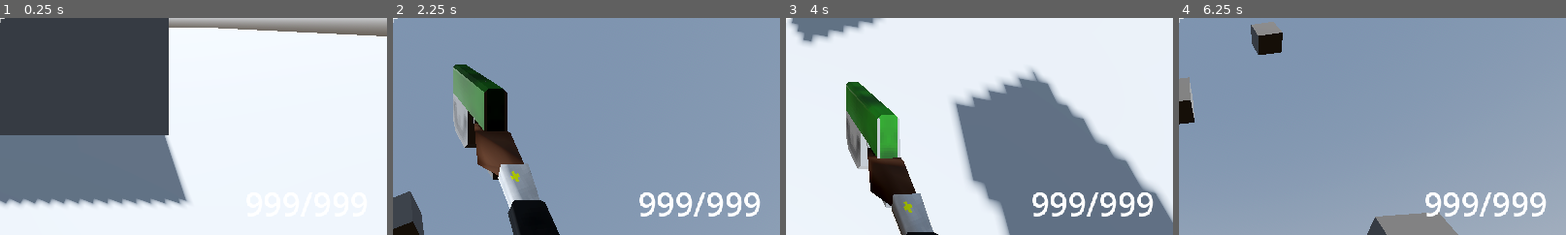
Above: before the commit, frames 1-4 (left to right).
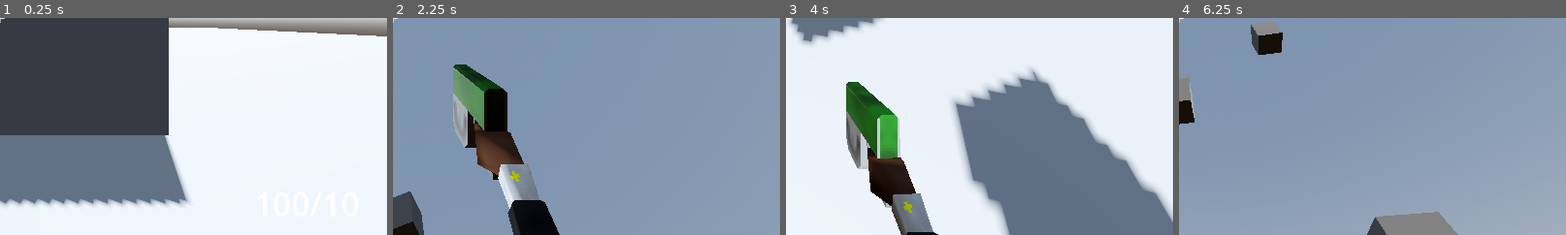
Above: after the commit, the same moments.

Repository: TheoLomeuBraga/kill-the-tower-boss
Game: Godot game, scene res://player/test_level.tscn
The game is run twice, just before and just after one commit, with the same random seed, the same clock (stepped at 60 frames per second) and the same inputs. The project has no main scene, so this scene is started directly.
Inputs (mouse positions are % of the whole screen's width and height, from its top left):
- Up to frame 1 (0.25 s): no input
- Up to frame 2 (2.25 s): move the mouse to (72, 45) at 0.52 s; press the mouse at (72, 45) at 0.53 s; hold D (right) 0.53-1.28 s; tap Space (jump) at 0.77, 1.52 s; tap 1 (wepon_1) at 0.8, 1.35 s; move the mouse to (30, 55) at 1.27 s; release the mouse at (30, 55) at 1.28 s; hold S (back) 1.28-2.03 s; tap 2 (wepon_2) at 1.55, 2.1 s; move the mouse to (60, 28) at 2.02 s; hold D (right) from 2.03 s (still down)
- Up to frame 3 (4 s): tap 3 (wepon_3) at 2.3, 2.85 s; move the mouse to (45, 70) at 2.77 s; tap Space (jump) at 3.02, 3.77 s; tap 4 (wepon_4) at 3.05, 3.6 s; move the mouse to (80, 65) at 3.52 s; release D (right) at 3.53 s; hold A (left) from 3.53 s (still down); tap 5 (wepon_5) at 3.8 s
- Up to frame 4 (6.25 s): tap R (reload) at 4.15 s; move the mouse to (20, 35) at 4.27 s; tap 5 (wepon_5) at 4.35 s; tap Space (jump) at 4.52, 6.02 s; click (20, 35) at 4.55 s; move the mouse to (55, 50) at 5.02 s; release A (left) at 5.03 s; hold S (back) 5.03-5.78 s; tap W (foward) at 5.1 s; tap 1 (wepon_1) at 5.3 s; move the mouse to (35, 25) at 5.77 s; hold D (right) from 5.78 s (still down); tap Down (look_down) at 5.85 s; tap 2 (wepon_2) at 6.05 s
The pictures show only the part of the screen within x 50-100%, y 50-100%; the shares and areas given below are measured in that part.

The runs differ from the first frame. In frame 2, 1.7% of the frame differs, in the area x 63-95%, y 80-92%; in frame 3, 1.7%; in frame 4, 1.6%.

Commit message:
add reload

Diff:
--- a/player/gun_control.gd
+++ b/player/gun_control.gd
@@ -7,10 +7,12 @@
 @export var camera : Camera3D
 
 @export var inventory : Array[GunInfo]
-var current_wepon_id : int = 0
+var current_wepon_id : int = -1
 var current_wepon : GunInfo
 
 @export var target_raycast : RayCast3D
+
+@export var ammon_display : Label
 
 const max_ammon : Dictionary[GlobalEnums.AmmonType,int] = {
 	GlobalEnums.AmmonType.PISTOL: 100,
@@ -21,6 +23,7 @@
 }
 
 var ammon_inventory : Dictionary[GlobalEnums.AmmonType,int] = {
+	GlobalEnums.AmmonType.ANY: 0,
 	GlobalEnums.AmmonType.PISTOL: 100,
 	GlobalEnums.AmmonType.RIFLE: 20,
 	GlobalEnums.AmmonType.SHOTGUN: 50,
@@ -41,25 +44,38 @@
 
 var time_last_shot : float = 0.0
 
+var is_reloading : bool = false
+var is_reloading_timer : Timer
 func set_gun(no : int) -> void:
 
+	if not no >= 0 or not no < inventory.size() or no == current_wepon_id:
+		return
+
+	is_reloading = false
+	is_reloading_timer.stop()
+
+	current_wepon_id = min(no,inventory.size() -1)
 	current_wepon = inventory[current_wepon_id]
 
-	if current_wepon_id == min(no,inventory.size() -1):
-		return
+	player_model.visible = false
 
-	player_model.visible = false
 	await get_tree().process_frame
+
 	player_model.visible = true
 
-	current_wepon_id = min(no,inventory.size() -1)
-	player_model.set_gun(inventory[current_wepon_id].name)
+	player_model.set_gun(current_wepon.name)
 
 	time_last_shot = 0.0
 
 
 
 func _ready() -> void:
+
+	is_reloading_timer = Timer.new()
+	add_child(is_reloading_timer)
+	is_reloading_timer.timeout.connect(reload_ammon)
+	is_reloading_timer.one_shot = true
+
 	set_gun(0)
 
 func shot() -> void:
@@ -101,7 +117,17 @@
 
 	camera_rots_last_frame = Vector3(camera.rotation.x,body.rotation.y,0.0)
 
-var is_reloading : float = 0.0
+
+func reload_ammon() -> void:
+	var ammon_missing : int = current_wepon.ammon_capacity - get_ammon_on_mag(current_wepon)
+
+	set_ammon_on_mag(current_wepon,current_wepon.ammon_capacity)
+	is_reloading = false
+
+func reload() -> void:
+	player_model.reload()
+	is_reloading = true
+	is_reloading_timer.start(current_wepon.reload_time)
 
 func _process(delta: float) -> void:
 	if Input.is_action_just_pressed("wepon_1"):
@@ -115,23 +141,38 @@
 	elif Input.is_action_just_pressed("wepon_5"):
 		set_gun(4)
 
-	var can_shot : bool = false
-	if inventory[current_wepon_id].is_automatic:
-		can_shot = Input.is_action_pressed("shot")
+	if current_wepon == null:
+		return
+
+	var input_shot : bool = false
+	if current_wepon.is_automatic:
+		input_shot = Input.is_action_pressed("shot")
 	else:
-		can_shot = Input.is_action_just_pressed("shot")
+		input_shot = Input.is_action_just_pressed("shot")
 
 	time_last_shot -= delta
-	if can_shot and player_model.gun != null and time_last_shot < 0.0 and is_reloading <= 0.0:
-		time_last_shot = inventory[current_wepon_id].fire_rate
+
+	var can_shot : bool = player_model.gun != null and time_last_shot < 0.0 and not is_reloading
+	var has_ammon : bool = get_ammon_on_mag(current_wepon) >= current_wepon.ammon_consumption
+
+	if input_shot and can_shot and has_ammon:
+		time_last_shot = current_wepon.fire_rate
+		if current_wepon.ammon_type != GlobalEnums.AmmonType.ANY:
+			set_ammon_on_mag(current_wepon,get_ammon_on_mag(current_wepon)-current_wepon.ammon_consumption)
 		shot()
+	elif input_shot and can_shot and not has_ammon:
+		reload()
 
 	sway_gun(delta)
 
-	var can_reload : bool = false
+	var can_reload : bool = not is_reloading
+	can_reload = can_reload and get_ammon_on_mag(current_wepon) < current_wepon.ammon_capacity
+
 
 	if Input.is_action_just_pressed("reload") and can_reload:
-		player_model.reload()
-		is_reloading = current_wepon.reload_time
+		reload()
 
-	is_reloading -= delta
+
+	ammon_display.visible = current_wepon.ammon_type != GlobalEnums.AmmonType.ANY
+
+	ammon_display.text = str(ammon_inventory[current_wepon.ammon_type]) + "/" + str(get_ammon_on_mag(current_wepon))
--- a/player/player.tscn
+++ b/player/player.tscn
@@ -30,6 +30,7 @@
 [sub_resource type="Resource" id="Resource_rgyib"]
 script = ExtResource("3_qjkh3")
 name = "pistol"
+reload_time = 0.8
 fire_rate = 0.1
 spread = 0.01
 projectile_info = SubResource("Resource_boad6")
